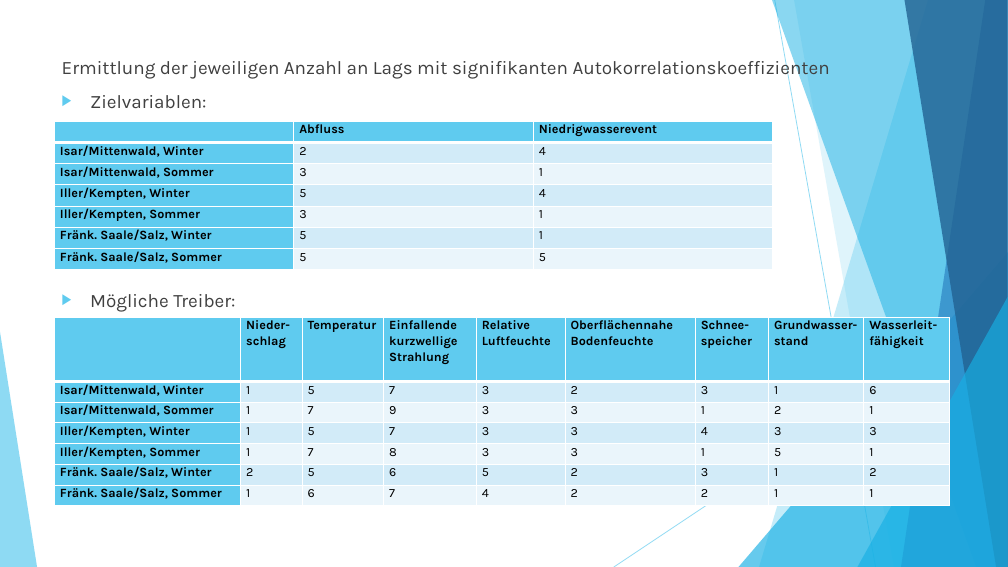
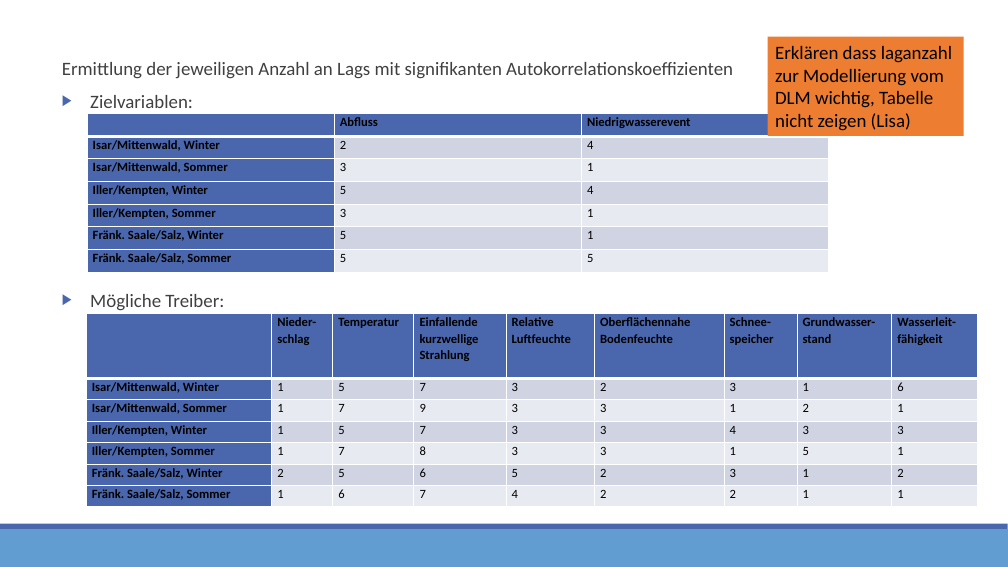
Before and after one commit to StatPrak-Droughts/Drought-Project, a slide deck: slide 16 of Zwischenpräsentation.pptx (slide 14 before the commit). Drawn at 1008x567 pixels with LibreOffice and Linux fonts; fonts in the diff are those of the drawing. Boxes give left, top, right and bottom in pixels: in the first picture for what was removed or moved away, otherwise in the second. Text is boxed around its words. In the diff, an @@ line names an element or a change of style, - is before the commit and + after.

```diff
--- a/Zwischenpräsentation.pptx
+++ b/Zwischenpräsentation.pptx
@@ text "Ermittlung der jeweiligen Anzahl an ..." at [62, 62, 733, 311]: font Karla to Calibri; bullet colour #5FCBEF to #4A66AC @@
@@ rectangle added at [768, 37, 964, 136], fill #ED7D31, 18 pt, text #000000 @@
+Erklären dass laganzahl zur Modellierung vom DLM wichtig, Tabelle nicht zeigen (Lisa)
@@ table at [87, 113, 829, 272] @@
@@ fill #5FCBEF to #4A66AC in 9 cells @@
@@ fill #D2ECF9 to #D0D3E3 in 6 cells @@
@@ fill #EAF6FC to #E9EAF1 in 6 cells @@
@@ font Karla to Calibri @@
@@ table: place and size @@
-table at [54, 121, 774, 270]
+table at [87, 113, 829, 272]
@@ table at [86, 314, 977, 507] @@
@@ fill #5FCBEF to #4A66AC in 15 cells @@
@@ fill #D2ECF9 to #D0D3E3 in 24 cells @@
@@ fill #EAF6FC to #E9EAF1 in 24 cells @@
@@ font Karla to Calibri @@
@@ table: place and size @@
-table at [54, 318, 950, 506]
+table at [86, 314, 977, 507]
@@ group removed at [0, 0, 1008, 567]: 5 freeform shapes, 3 triangles, 2 lines @@
@@ rectangle added at [0, 529, 1008, 567], fill #629DD1 @@
@@ rectangle added at [0, 524, 1008, 529], fill #4A66AC @@
```
Also in this commit, not shown: 11 other slides changed, 13 slides added, 7 slides removed.
